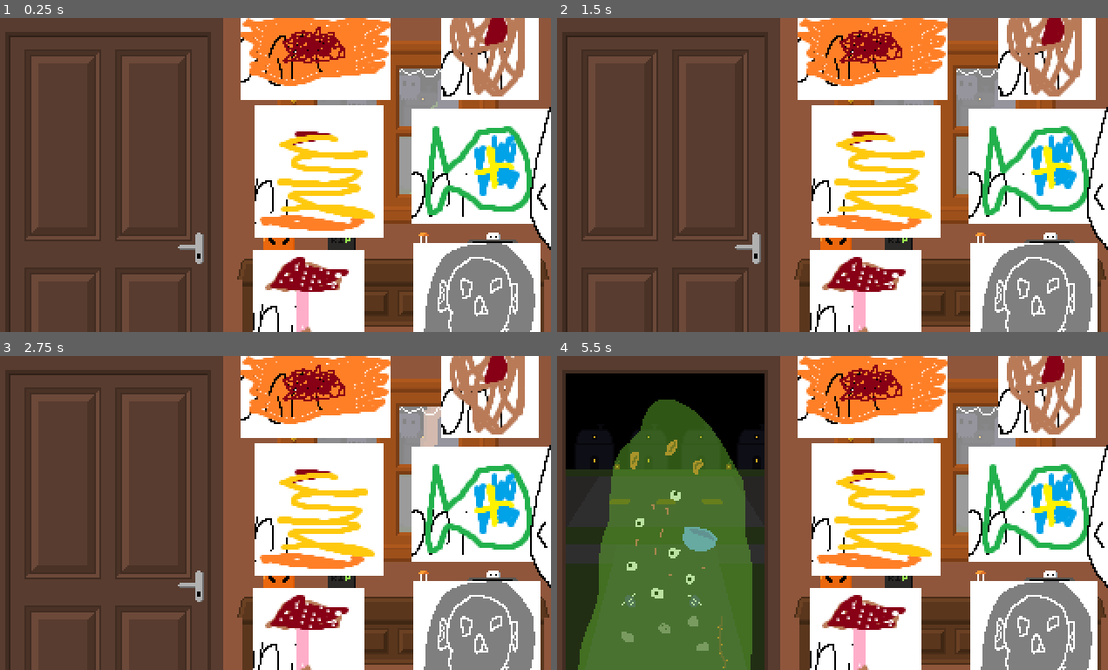
Above: before the commit, frames 1-4 (two rows, left to right).
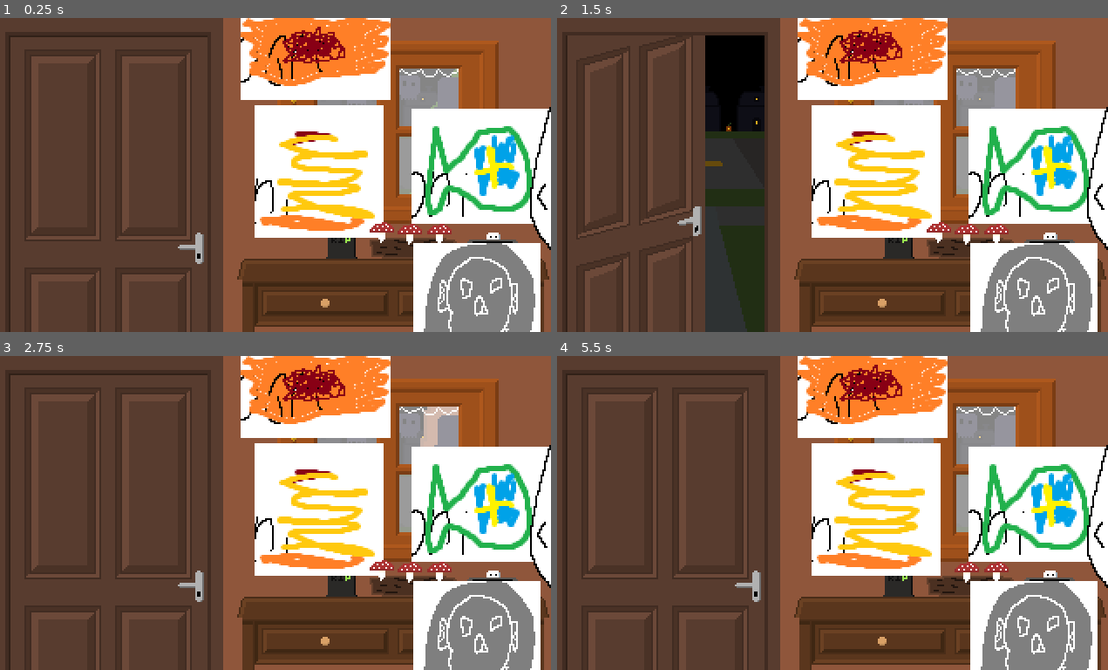
Above: after the commit, the same moments.

Repository: Ect0plasm/halloweenJam
Game: Godot game, scene res://Scenes/node_2d.tscn
The game is run twice, just before and just after one commit, with the same random seed, the same clock (stepped at 60 frames per second) and the same inputs.
Inputs (mouse positions are in pixels of both pictures, inside the frame that each line leads up to; where the layout moved, square brackets give the same spot in the first picture):
- Up to frame 1 (0.25 s): no input
- Up to frame 2 (1.5 s): click (871, 46) at 0.5 s; click (1052, 36) at 1.25 s
- Up to frame 3 (2.75 s): click (319, 509) at 2 s
- Up to frame 4 (5.5 s): click (1041, 503) at 2.75 s; click (970, 578) [865, 638] at 3.5 s; click (1036, 660) at 4.25 s; click (871, 384) at 5 s

The runs differ from the first frame. In frame 1, 11% of the frame differs, in the area x 45-98%, y 0-100%; in frame 2, 24%; in frame 3, 11%; in frame 4, 45%, in the area x 1-98%, y 0-100%.

Commit message:
feat: shroom

Diff:
--- /dev/null
+++ b/Scenes/Door.tres
@@ -0,0 +1,32 @@
+[gd_resource type="SpriteFrames" load_steps=5 format=3 uid="uid://dkufb37dq7glr"]
+
+[ext_resource type="Texture2D" uid="uid://tyi0wtrfq378" path="res://Assets/Sprites/Bg/DoorClosed-sheet.png" id="1_yrucb"]
+
+[sub_resource type="AtlasTexture" id="AtlasTexture_f0hpp"]
+atlas = ExtResource("1_yrucb")
+region = Rect2(0, 0, 114, 170)
+
+[sub_resource type="AtlasTexture" id="AtlasTexture_uyq5w"]
+atlas = ExtResource("1_yrucb")
+region = Rect2(114, 0, 114, 170)
+
+[sub_resource type="AtlasTexture" id="AtlasTexture_a5w5m"]
+atlas = ExtResource("1_yrucb")
+region = Rect2(228, 0, 114, 170)
+
+[resource]
+animations = [{
+"frames": [{
+"duration": 1.0,
+"texture": SubResource("AtlasTexture_f0hpp")
+}, {
+"duration": 1.0,
+"texture": SubResource("AtlasTexture_uyq5w")
+}, {
+"duration": 1.0,
+"texture": SubResource("AtlasTexture_a5w5m")
+}],
+"loop": false,
+"name": &"default",
+"speed": 6.0
+}]
--- /dev/null
+++ b/Scenes/mushroom.tres
@@ -0,0 +1,39 @@
+[gd_resource type="SpriteFrames" load_steps=6 format=3 uid="uid://cnrwc22l0dx7f"]
+
+[ext_resource type="Texture2D" uid="uid://ch4iajpsga52v" path="res://Assets/Sprites/candy/mushroom.png" id="1_8nlnm"]
+
+[sub_resource type="AtlasTexture" id="AtlasTexture_0g577"]
+atlas = ExtResource("1_8nlnm")
+region = Rect2(192, 0, 64, 32)
+
+[sub_resource type="AtlasTexture" id="AtlasTexture_wft4m"]
+atlas = ExtResource("1_8nlnm")
+region = Rect2(128, 0, 64, 32)
+
+[sub_resource type="AtlasTexture" id="AtlasTexture_5hcm4"]
+atlas = ExtResource("1_8nlnm")
+region = Rect2(64, 0, 64, 32)
+
+[sub_resource type="AtlasTexture" id="AtlasTexture_m4cvh"]
+atlas = ExtResource("1_8nlnm")
+region = Rect2(0, 0, 64, 32)
+
+[resource]
+animations = [{
+"frames": [{
+"duration": 1.0,
+"texture": SubResource("AtlasTexture_0g577")
+}, {
+"duration": 1.0,
+"texture": SubResource("AtlasTexture_wft4m")
+}, {
+"duration": 1.0,
+"texture": SubResource("AtlasTexture_5hcm4")
+}, {
+"duration": 1.0,
+"texture": SubResource("AtlasTexture_m4cvh")
+}],
+"loop": true,
+"name": &"default",
+"speed": 5.0
+}]
--- a/Scenes/node_2d.tscn
+++ b/Scenes/node_2d.tscn
@@ -1,32 +1,35 @@
-[gd_scene load_steps=17 format=3 uid="uid://cxm1y0g8khuxs"]
+[gd_scene load_steps=19 format=3 uid="uid://cxm1y0g8khuxs"]
 
-[ext_resource type="Texture2D" uid="uid://df7rpf2igpur1" path="res://Assets/Sprites/Bg/DoorClosed.png" id="1_p20hg"]
+[ext_resource type="SpriteFrames" uid="uid://dkufb37dq7glr" path="res://Scenes/Door.tres" id="1_c32x4"]
+[ext_resource type="Script" uid="uid://bxu142txm31la" path="res://Scripts/door.gd" id="2_fg7i4"]
 [ext_resource type="Script" uid="uid://ctt35qcba1w8y" path="res://Scripts/visitors.gd" id="2_wjtap"]
 [ext_resource type="PackedScene" uid="uid://cruboyatfxt3p" path="res://Scenes/Presets/deep.tscn" id="3_c32x4"]
 [ext_resource type="Texture2D" uid="uid://d2xhvdsq4bclk" path="res://Assets/Sprites/candy/corn.png" id="3_v7gqg"]
-[ext_resource type="Texture2D" uid="uid://cjakgfkbnmqqa" path="res://Assets/Sprites/candy/fungus.png" id="4_chwn1"]
 [ext_resource type="PackedScene" uid="uid://dnsa577lq8pkm" path="res://Scenes/Presets/ogre.tscn" id="4_fg7i4"]
 [ext_resource type="PackedScene" uid="uid://knmhmr1y4dfl" path="res://Scenes/Presets/basajaun.tscn" id="5_gwne5"]
 [ext_resource type="Texture2D" uid="uid://y58rtd0uku02" path="res://Assets/Sprites/guide.png" id="6_tx0tn"]
 [ext_resource type="Texture2D" uid="uid://djt33rvsfhamr" path="res://Assets/Sprites/candy/bar.png" id="7_p20hg"]
 [ext_resource type="Script" uid="uid://b7jr2dbtnsa8d" path="res://Scripts/guide.gd" id="7_wjtap"]
-[ext_resource type="Texture2D" uid="uid://vsoc01aohi75" path="res://Assets/Sprites/candy/cookie.png" id="8_he4j0"]
+[ext_resource type="Script" uid="uid://v48w6c5gchjp" path="res://Scripts/fungus.gd" id="9_c32x4"]
 [ext_resource type="Texture2D" uid="uid://c1y8l2dy06068" path="res://Assets/Sprites/candy/fish.png" id="10_85gyg"]
 [ext_resource type="Texture2D" uid="uid://77yb0cfugvrc" path="res://Assets/Sprites/Bg/bg.png" id="11_he4j0"]
 [ext_resource type="Texture2D" uid="uid://bmerh5yk0lu1v" path="res://Assets/Sprites/Bg/fg.png" id="12_85gyg"]
 [ext_resource type="Texture2D" uid="uid://dl3e45uyla41f" path="res://Assets/Sprites/candy/skull.png" id="12_c32x4"]
 [ext_resource type="SpriteFrames" uid="uid://b3b6glxvjc7qk" path="res://Scenes/Clock.tres" id="16_fg7i4"]
+[ext_resource type="Script" uid="uid://ctose8nyl23kx" path="res://Scripts/clock.gd" id="17_gwne5"]
+
+[sub_resource type="AnimatedTexture" id="AnimatedTexture_85gyg"]
 
 [node name="Node2D" type="Node2D"]
 
-[node name="CloseDoor" type="Sprite2D" parent="."]
+[node name="Door" type="AnimatedSprite2D" parent="."]
 position = Vector2(66, 95)
-texture = ExtResource("1_p20hg")
+sprite_frames = ExtResource("1_c32x4")
+script = ExtResource("2_fg7i4")
 
-[node name="GameController" type="Node" parent="." node_paths=PackedStringArray("door")]
+[node name="GameController" type="Node" parent="."]
 script = ExtResource("2_wjtap")
 initial_position = Vector2(320, 95)
-door = NodePath("../CloseDoor")
 visitors = Array[PackedScene]([ExtResource("3_c32x4"), ExtResource("4_fg7i4"), ExtResource("5_gwne5")])
 
 [node name="Candy" type="Node" parent="."]
@@ -43,7 +46,7 @@
 offset_top = -27.0
 offset_right = 321.0
 offset_bottom = 47.0
-texture_normal = ExtResource("8_he4j0")
+texture_normal = SubResource("AnimatedTexture_85gyg")
 
 [node name="Corn" type="TextureButton" parent="Candy"]
 offset_left = 150.0
@@ -60,11 +63,11 @@
 texture_normal = ExtResource("10_85gyg")
 
 [node name="Fungus" type="TextureButton" parent="Candy"]
-offset_left = 149.0
-offset_top = 133.0
-offset_right = 213.0
-offset_bottom = 190.0
-texture_normal = ExtResource("4_chwn1")
+offset_left = 209.0
+offset_top = 112.0
+offset_right = 273.0
+offset_bottom = 144.0
+script = ExtResource("9_c32x4")
 
 [node name="Skull" type="TextureButton" parent="Candy"]
 offset_left = 241.0
@@ -98,17 +101,18 @@
 open = Vector2(200, 0)
 speed = 0.2
 
-[node name="Door" type="AnimatedSprite2D" parent="."]
-position = Vector2(66, 95)
-
 [node name="Clock" type="AnimatedSprite2D" parent="."]
 position = Vector2(286.5, 130.5)
 sprite_frames = ExtResource("16_fg7i4")
+script = ExtResource("17_gwne5")
 
+[connection signal="door_state" from="GameController" to="Door" method="door_state"]
+[connection signal="visit" from="GameController" to="Clock" method="_update"]
 [connection signal="pressed" from="Candy/Bar" to="GameController" method="button_pressed" binds= ["Fish"]]
 [connection signal="pressed" from="Candy/Cookie" to="GameController" method="button_pressed" binds= ["Cookie"]]
 [connection signal="pressed" from="Candy/Corn" to="GameController" method="button_pressed" binds= ["Corn"]]
 [connection signal="pressed" from="Candy/Fish" to="GameController" method="button_pressed" binds= ["Fish"]]
-[connection signal="pressed" from="Candy/Fungus" to="GameController" method="button_pressed" binds= ["Fungus"]]
+[connection signal="press" from="Candy/Fungus" to="GameController" method="button_pressed"]
+[connection signal="pressed" from="Candy/Fungus" to="Candy/Fungus" method="_on_pressed"]
 [connection signal="pressed" from="Candy/Skull" to="GameController" method="button_pressed" binds= ["Skull"]]
 [connection signal="pressed" from="Guide" to="Guide" method="_on_pressed"]
--- a/Scripts/clock.gd
+++ b/Scripts/clock.gd
@@ -1,8 +1,5 @@
 extends Node
 
-func _ready() -> void:
-	get_node("GameController").visit.connect(_update)
-
 func _update(value: int):
-	value
+	#value
 	pass
--- /dev/null
+++ b/Scripts/door.gd
@@ -0,0 +1,7 @@
+extends AnimatedSprite2D
+
+func door_state(state: bool):
+	if state:
+		play("default", 1.0)
+	else:
+		play("default", -1.0)
--- /dev/null
+++ b/Scripts/fungus.gd
@@ -0,0 +1,17 @@
+extends TextureButton
+
+@onready var texture = load("res://Scenes/mushroom.tres")
+var count = 3
+signal press(candy: String)
+
+func _ready():
+	texture_normal = texture.get_frame_texture("default",count)
+
+func _on_pressed():
+		if count < 1:
+			count = 3
+		else:
+			if not $"../../GameController".timeout:
+				count -= 1
+				press.emit("Fungus")
+		texture_normal = texture.get_frame_texture("default",count)
--- a/Scripts/visitors.gd
+++ b/Scripts/visitors.gd
@@ -3,10 +3,11 @@
 @export var initial_position: Vector2
 
 @export_category("Nodes")
-@export var door: Sprite2D
+@onready var door = $"../Door"
 @export var visitors: Array[PackedScene]
 
-signal visit(count)
+signal visit(count: int)
+signal door_state(state: bool)
 
 var timeout
 var current_visitor
@@ -35,8 +36,8 @@
 	add_child(current_visitor)
 	tween = create_tween()
 	tween.tween_property(current_visitor, "position", door.position, 0.5*scale())
-	await get_tree().create_timer(0.5*scale()-0.2).timeout
-	door.set_visible(false)
+	await get_tree().create_timer(0.5*scale()-0.8).timeout
+	door_state.emit(true)
 	timeout = false
 
 
@@ -49,7 +50,7 @@
 	else:
 		print("bad")
 	timeout = true
-	door.set_visible(true)
+	door_state.emit(false)
 	remove_child(current_visitor)
 	visitor_count += 1
 	visit.emit(visitor_count)
Renamed: Assets/Sprites/DoorClosed-sheet.png -> Assets/Sprites/Bg/DoorClosed-sheet.png
Not shown, changed: Assets/Sprites/Bg/DoorClosed-sheet.png.import
Binary file removed: Assets/Sprites/Bg/DoorClosed.png
Binary file changed: Assets/Sprites/Bg/fg.png
Renamed: Assets/Sprites/candy/mushrooml.png -> Assets/Sprites/candy/mushroom.png
Not shown, changed: Assets/Sprites/candy/mushroom.png.import
Renamed: Scenes/console.gd -> Scripts/console.gd
Renamed: Scenes/console.gd.uid -> Scripts/console.gd.uid
Not shown, added: Scripts/door.gd.uid
Not shown, added: Scripts/fungus.gd.uid
Not shown, added: Assets/Sprites/Bg/fg.png~
